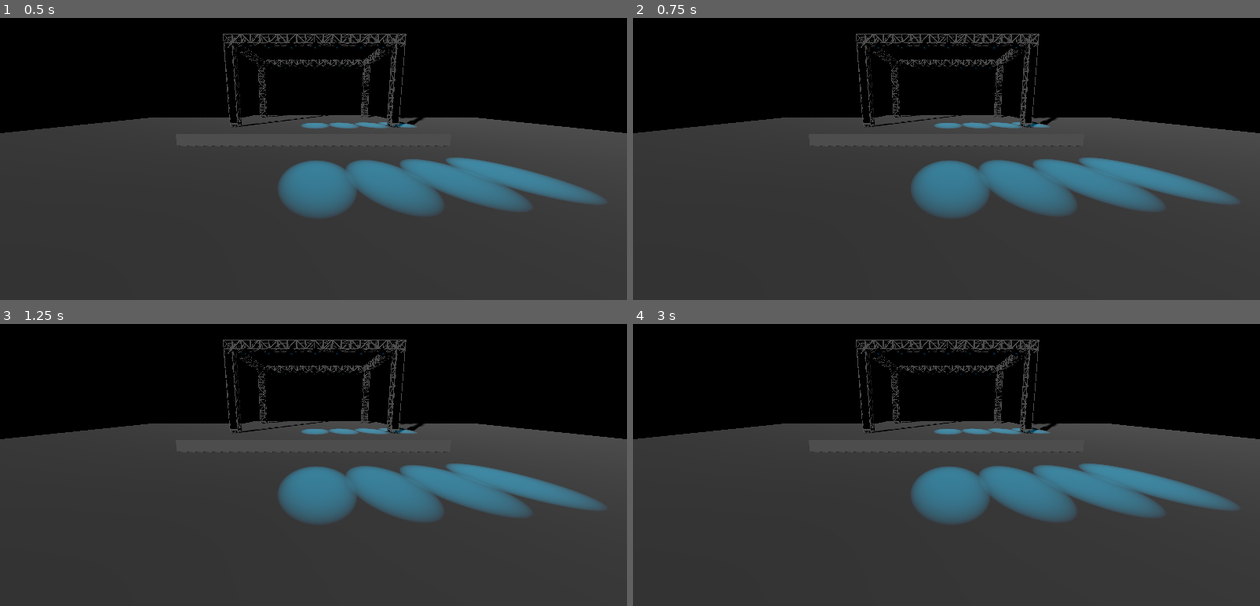
Above: before the commit, frames 1-4 (two rows, left to right).
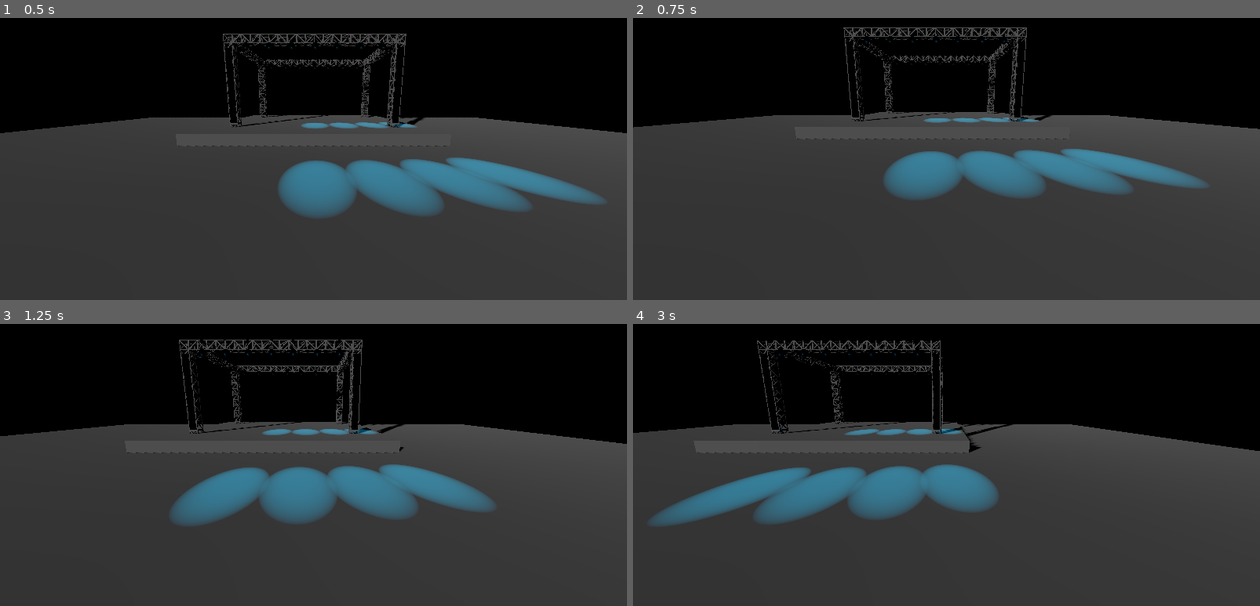
Above: after the commit, the same moments.

Repository: not-my-username/spectrum
Game: Godot game, scene res://node_3d.tscn
Same seed, same stepped clock (60 frames per second), same inputs: the game is played once before the commit and once after it. This scene is started directly instead of the project's main scene.
Inputs (mouse positions are in pixels of both pictures, inside the frame that each line leads up to):
- Up to frame 1 (0.5 s): no input
- Up to frame 2 (0.75 s): tap Enter at 0.5 s; move the mouse to (1084, 105) at 0.52 s; hold D from 0.53 s (still down); tap Q at 0.6 s; click (1084, 105) at 0.67 s
- Up to frame 3 (1.25 s): keep holding D; tap E at 0.8 s
- Up to frame 4 (3 s): release D at 1.25 s; drag from (821, 448) to (915, 501) at 1.27 s; tap Space at 2 s; move the mouse to (1009, 352) at 2.02 s; hold D 2.03-2.75 s; tap Shift at 2.1 s; click (1009, 352) at 2.17 s; tap Alt at 2.3 s; drag from (915, 501) to (758, 377) at 2.77 s

Frame 1 is identical in both runs. In frame 2, 10% of the frame differs, in the area x 0-100%, y 3-71%; in frame 3, 10%; in frame 4, 16%, in the area x 0-100%, y 5-72%.

Commit message:
camera movement

Diff:
--- /dev/null
+++ b/Camera3D.gd
@@ -0,0 +1,116 @@
+class_name FreeLookCamera extends Camera3D
+
+# Modifier keys' speed multiplier
+const SHIFT_MULTIPLIER = 2.5
+const ALT_MULTIPLIER = 1.0 / SHIFT_MULTIPLIER
+
+
+@export_range(0.0, 1.0) var sensitivity: float = 0.25
+
+# Mouse state
+var _mouse_position = Vector2(0.0, 0.0)
+var _total_pitch = 0.0
+
+# Movement state
+var _direction = Vector3(0.0, 0.0, 0.0)
+var _velocity = Vector3(0.0, 0.0, 0.0)
+var _acceleration = 30
+var _deceleration = -10
+var _vel_multiplier = 4
+
+# Keyboard state
+var _w = false
+var _s = false
+var _a = false
+var _d = false
+var _q = false
+var _e = false
+var _shift = false
+var _alt = false
+
+func _input(event):
+	# Receives mouse motion
+	if event is InputEventMouseMotion:
+		_mouse_position = event.relative
+
+	# Receives mouse button input
+	if event is InputEventMouseButton:
+		match event.button_index:
+			MOUSE_BUTTON_RIGHT: # Only allows rotation if right click down
+				Input.set_mouse_mode(Input.MOUSE_MODE_CAPTURED if event.pressed else Input.MOUSE_MODE_VISIBLE)
+			MOUSE_BUTTON_WHEEL_UP: # Increases max velocity
+				_vel_multiplier = clamp(_vel_multiplier * 1.1, 0.2, 20)
+			MOUSE_BUTTON_WHEEL_DOWN: # Decereases max velocity
+				_vel_multiplier = clamp(_vel_multiplier / 1.1, 0.2, 20)
+
+	# Receives key input
+	if event is InputEventKey:
+		match event.keycode:
+			KEY_W:
+				_w = event.pressed
+			KEY_S:
+				_s = event.pressed
+			KEY_A:
+				_a = event.pressed
+			KEY_D:
+				_d = event.pressed
+			KEY_Q:
+				_q = event.pressed
+			KEY_E:
+				_e = event.pressed
+			KEY_SHIFT:
+				_shift = event.pressed
+			KEY_ALT:
+				_alt = event.pressed
+
+# Updates mouselook and movement every frame
+func _process(delta):
+	_update_mouselook()
+	_update_movement(delta)
+
+# Updates camera movement
+func _update_movement(delta):
+	# Computes desired direction from key states
+	_direction = Vector3(
+		(_d as float) - (_a as float),
+		(_e as float) - (_q as float),
+		(_s as float) - (_w as float)
+	)
+
+	# Computes the change in velocity due to desired direction and "drag"
+	# The "drag" is a constant acceleration on the camera to bring it's velocity to 0
+	var offset = _direction.normalized() * _acceleration * _vel_multiplier * delta \
+		+ _velocity.normalized() * _deceleration * _vel_multiplier * delta
+
+	# Compute modifiers' speed multiplier
+	var speed_multi = 1
+	if _shift: speed_multi *= SHIFT_MULTIPLIER
+	if _alt: speed_multi *= ALT_MULTIPLIER
+
+	# Checks if we should bother translating the camera
+	if _direction == Vector3.ZERO and offset.length_squared() > _velocity.length_squared():
+		# Sets the velocity to 0 to prevent jittering due to imperfect deceleration
+		_velocity = Vector3.ZERO
+	else:
+		# Clamps speed to stay within maximum value (_vel_multiplier)
+		_velocity.x = clamp(_velocity.x + offset.x, -_vel_multiplier, _vel_multiplier)
+		_velocity.y = clamp(_velocity.y + offset.y, -_vel_multiplier, _vel_multiplier)
+		_velocity.z = clamp(_velocity.z + offset.z, -_vel_multiplier, _vel_multiplier)
+
+		translate(_velocity * delta * speed_multi)
+
+# Updates mouse look
+func _update_mouselook():
+	# Only rotates mouse if the mouse is captured
+	if Input.get_mouse_mode() == Input.MOUSE_MODE_CAPTURED:
+		_mouse_position *= sensitivity
+		var yaw = _mouse_position.x
+		var pitch = _mouse_position.y
+		_mouse_position = Vector2(0, 0)
+
+		# Prevents looking up/down too far
+		pitch = clamp(pitch, -90 - _total_pitch, 90 - _total_pitch)
+		_total_pitch += pitch
+
+		rotate_y(deg_to_rad(-yaw))
+		rotate_object_local(Vector3(1,0,0), deg_to_rad(-pitch))
--- a/node_3d.tscn
+++ b/node_3d.tscn
@@ -1,5 +1,6 @@
-[gd_scene load_steps=17 format=3 uid="uid://c77mf2kr4q4gj"]
-
+[gd_scene load_steps=18 format=3 uid="uid://c77mf2kr4q4gj"]
+
+[ext_resource type="Script" path="res://Camera3D.gd" id="1_01vm5"]
 [ext_resource type="Script" path="res://show_spectrum.gd" id="1_7jtwd"]
 [ext_resource type="AudioStream" uid="uid://24v0n2rixwt3" path="res://test.mp3" id="2_45yid"]
 [ext_resource type="PackedScene" uid="uid://cvceixc4adbo0" path="res://rig.tscn" id="3_fxffi"]
@@ -53,6 +54,7 @@
 [node name="Camera3D" type="Camera3D" parent="."]
 transform = Transform3D(1, 0, 0, 0, 0.989313, 0.145807, 0, -0.145807, 0.989313, 0, 2.13885, 11.761)
 fov = 95.8
+script = ExtResource("1_01vm5")
 
 [node name="CanvasLayer" type="CanvasLayer" parent="."]
 
--- a/project.godot
+++ b/project.godot
@@ -25,6 +25,39 @@
 window/size/viewport_width=1920
 window/size/viewport_height=1080
 
+[input]
+
+w={
+"deadzone": 0.5,
+"events": [Object(InputEventKey,"resource_local_to_scene":false,"resource_name":"","device":-1,"window_id":0,"alt_pressed":false,"shift_pressed":false,"ctrl_pressed":false,"meta_pressed":false,"pressed":false,"keycode":0,"physical_keycode":87,"key_label":0,"unicode":119,"echo":false,"script":null)
+]
+}
+a={
+"deadzone": 0.5,
+"events": [Object(InputEventKey,"resource_local_to_scene":false,"resource_name":"","device":-1,"window_id":0,"alt_pressed":false,"shift_pressed":false,"ctrl_pressed":false,"meta_pressed":false,"pressed":false,"keycode":0,"physical_keycode":65,"key_label":0,"unicode":97,"echo":false,"script":null)
+]
+}
+s={
+"deadzone": 0.5,
+"events": [Object(InputEventKey,"resource_local_to_scene":false,"resource_name":"","device":-1,"window_id":0,"alt_pressed":false,"shift_pressed":false,"ctrl_pressed":false,"meta_pressed":false,"pressed":false,"keycode":0,"physical_keycode":83,"key_label":0,"unicode":115,"echo":false,"script":null)
+]
+}
+d={
+"deadzone": 0.5,
+"events": [Object(InputEventKey,"resource_local_to_scene":false,"resource_name":"","device":-1,"window_id":0,"alt_pressed":false,"shift_pressed":false,"ctrl_pressed":false,"meta_pressed":false,"pressed":false,"keycode":0,"physical_keycode":68,"key_label":0,"unicode":100,"echo":false,"script":null)
+]
+}
+shift={
+"deadzone": 0.5,
+"events": [Object(InputEventKey,"resource_local_to_scene":false,"resource_name":"","device":-1,"window_id":0,"alt_pressed":false,"shift_pressed":false,"ctrl_pressed":false,"meta_pressed":false,"pressed":false,"keycode":0,"physical_keycode":4194325,"key_label":0,"unicode":0,"echo":false,"script":null)
+]
+}
+space={
+"deadzone": 0.5,
+"events": [Object(InputEventKey,"resource_local_to_scene":false,"resource_name":"","device":-1,"window_id":0,"alt_pressed":false,"shift_pressed":false,"ctrl_pressed":false,"meta_pressed":false,"pressed":false,"keycode":0,"physical_keycode":32,"key_label":0,"unicode":32,"echo":false,"script":null)
+]
+}
+
 [rendering]
 
 environment/volumetric_fog/volume_depth=128
Not shown, changed: Rolleston.qxw
